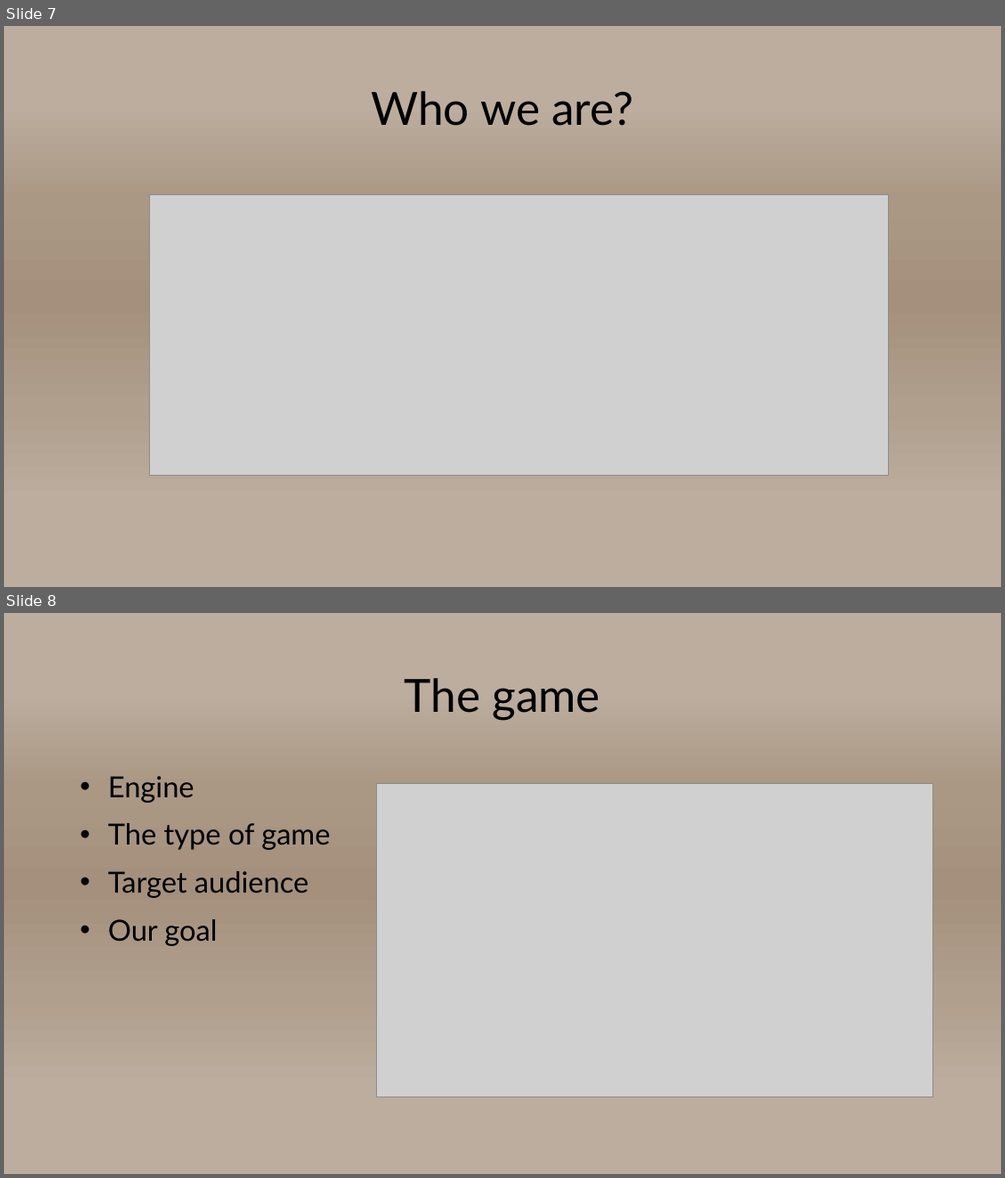
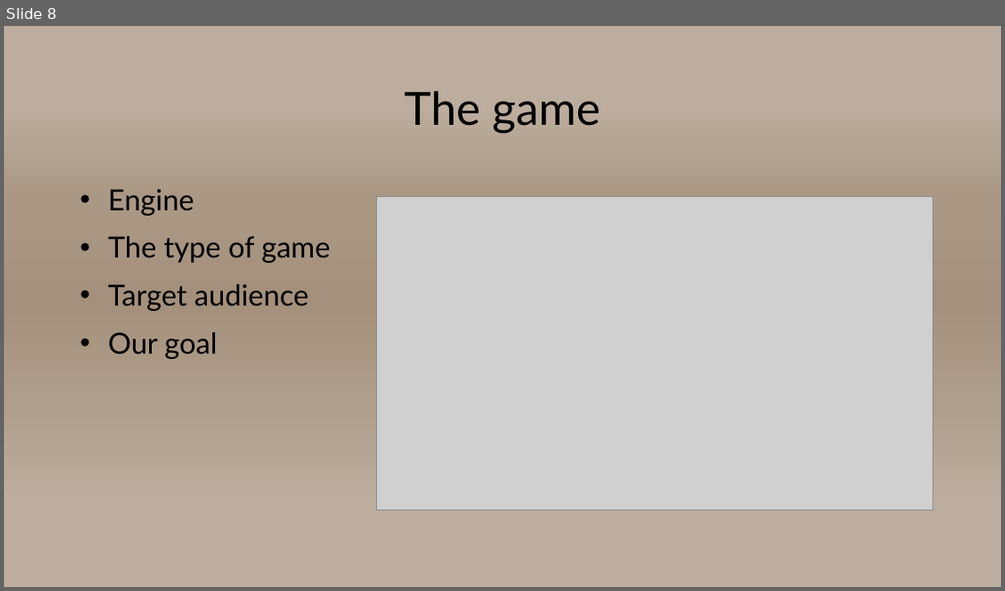
Before and after one commit to szpatrik0528/SoulPactum, a slide deck: Powerpoint/SoulPactum Webshop.pptx. Shown one above the other, each under a label of ours: slides 7 and 8 before the commit, slide 8 after it. The pictures are 1005x1178 and 1005x591 pixels, drawn with LibreOffice and Linux fonts; fonts in the diff are those of the drawing; grey boxes stand for pictures. Boxes give left, top, right and bottom in pixels: in the first picture for what was removed or moved away, otherwise in the second. Text is boxed around its words. In the diff, an @@ line names an element or a change of style, - is before the commit and + after.

```diff
--- a/Powerpoint/SoulPactum Webshop.pptx
+++ b/Powerpoint/SoulPactum Webshop.pptx
@@ slide 7 removed at <box>4,26,1001,587</box>, background gradient #BCAD9E to #AA9885 to #A4907C to #B09F8D @@
@@ title removed at <box>371,91,633,126</box> @@
-Who we are?
@@ picture removed at <box>149,195,889,475</box> @@
```
Also in this commit, not shown: 8 slides changed, 1 slide added, 1 other file.
